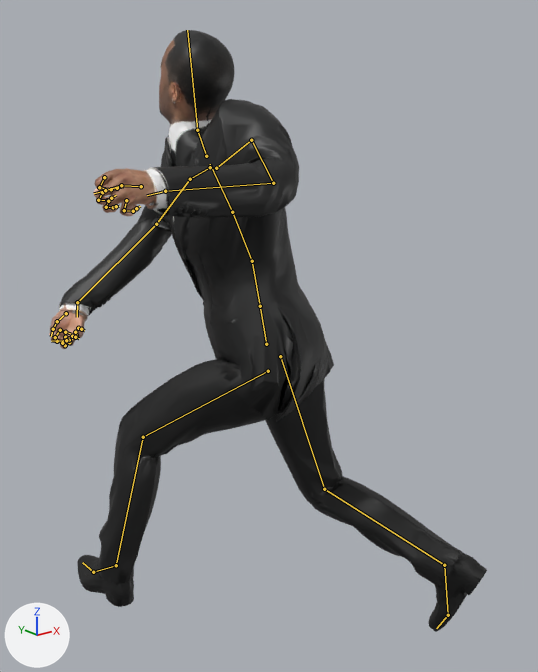
The glTF model Projects/StrongestInHistoryVsToday/res/Models/Characters/PlayerSword/sih_player_sword.gltf as it was, and as the next commit left it.
Camera for both pictures: a 50 mm camera at (-1.222, -1.538, 1.54) aimed at (-0.028, -0.045, 0.943). Lighting does not change. The marker at lower left points along +X, +Y and +Z. The picture after the commit comes second. Both versions are drawn at frame 17 of the action 'Attack_Heavy'; the numbers are the values there. The bones that change, and the others that lie on the model, are drawn over the model as lines.

Objects in the first picture: 'sih_player_sword', 'sih_player_sword_head'.
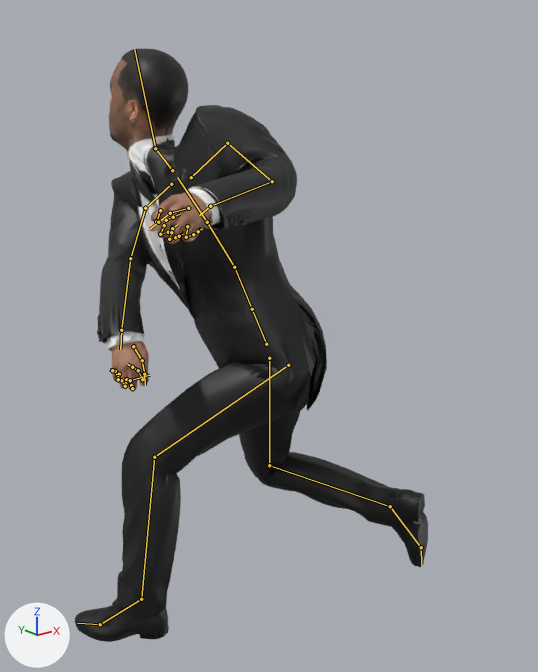
The change, as a diff of the scene's bpy script:
```diff
--- a/Projects/StrongestInHistoryVsToday/res/Models/Characters/PlayerSword/sih_player_sword.gltf.py
+++ b/Projects/StrongestInHistoryVsToday/res/Models/Characters/PlayerSword/sih_player_sword.gltf.py
@@ bone_hips @@
 bone_hips = bpy.data.objects['Armature'].pose.bones['Hips']
-bone_hips.location = (0.0, -0.093, -0.009)
-bone_hips.rotation_quaternion = (0.921, 0.163, 0.35, 0.045)  # degrees (25, 39, 15)
+bone_hips.location = (0.0, -0.095, -0.009)
+bone_hips.rotation_quaternion = (0.8, 0.242, 0.548, 0.027)  # degrees (56, 60, 38)
@@ bone_spine @@
 bone_spine = bpy.data.objects['Armature'].pose.bones['Spine']  # child of 'Spine_Low'
-bone_spine.rotation_quaternion = (0.982, 0.096, 0.15, -0.064)  # degrees (10, 18, -6)
+bone_spine.rotation_quaternion = (0.987, 0.095, 0.117, -0.054)  # degrees (10, 14, -5)
@@ bone_chest @@
 bone_chest = bpy.data.objects['Armature'].pose.bones['Chest']  # child of 'Spine'
-bone_chest.rotation_quaternion = (0.998, 0.033, 0.037, -0.028)  # degrees (4, 4, -3)
+bone_chest.rotation_quaternion = (0.999, 0.029, 0.029, -0.01)  # degrees (3, 3, -1)
@@ bone_neck @@
 bone_neck = bpy.data.objects['Armature'].pose.bones['Neck']  # child of 'Chest'
-bone_neck.rotation_quaternion = (0.953, -0.264, -0.138, 0.051)  # degrees (-32, -14, 10)
+bone_neck.rotation_quaternion = (0.973, -0.175, -0.142, 0.046)  # degrees (-22, -15, 8)
@@ bone_head @@
 bone_head = bpy.data.objects['Armature'].pose.bones['Head']  # child of 'Neck'
-bone_head.rotation_quaternion = (0.913, -0.136, -0.384, -0.003)  # degrees (-20, -45, 8)
+bone_head.rotation_quaternion = (0.877, -0.223, -0.419, 0.066)  # degrees (-39, -45, 25)
@@ bone_shoulder_l @@
 bone_shoulder_l = bpy.data.objects['Armature'].pose.bones['Shoulder_L']  # child of 'Chest'
-bone_shoulder_l.rotation_quaternion = (0.866, -0.328, -0.006, -0.376)  # degrees (-36, -15, -42)
+bone_shoulder_l.rotation_quaternion = (0.885, -0.31, 0.027, -0.346)  # degrees (-35, -10, -40)
@@ bone_upperarm_l @@
 bone_upperarm_l = bpy.data.objects['Armature'].pose.bones['UpperArm_L']  # child of 'Shoulder_L'
-bone_upperarm_l.rotation_quaternion = (0.879, 0.167, -0.064, 0.441)  # degrees (14, -15, 51)
+bone_upperarm_l.rotation_quaternion = (0.886, 0.201, -0.054, 0.415)  # degrees (19, -15, 48)
@@ bone_lowerarm_l @@
 bone_lowerarm_l = bpy.data.objects['Armature'].pose.bones['LowerArm_L']  # child of 'UpperArm_L'
-bone_lowerarm_l.rotation_quaternion = (0.82, -0.04, -0.251, 0.513)  # degrees (-20, -22, 68)
+bone_lowerarm_l.rotation_quaternion = (0.815, -0.053, -0.214, 0.536)  # degrees (-19, -17, 70)
@@ bone_hand_l @@
 bone_hand_l = bpy.data.objects['Armature'].pose.bones['Hand_L']  # child of 'LowerArm_L'
-bone_hand_l.rotation_quaternion = (0.998, -0.053, -0.006, -0.039)  # degrees (-6, -1, -4)
+bone_hand_l.rotation_quaternion = (0.998, 0.011, -0.002, -0.06)  # degrees (1, 0, -7)
@@ bone_shoulder_r @@
 bone_shoulder_r = bpy.data.objects['Armature'].pose.bones['Shoulder_R']  # child of 'Chest'
-bone_shoulder_r.rotation_quaternion = (0.95, -0.215, -0.1, -0.201)  # degrees (-23, -16, -21)
+bone_shoulder_r.rotation_quaternion = (0.958, -0.174, -0.109, -0.199)  # degrees (-18, -16, -21)
@@ bone_upperarm_r @@
 bone_upperarm_r = bpy.data.objects['Armature'].pose.bones['UpperArm_R']  # child of 'Shoulder_R'
-bone_upperarm_r.rotation_quaternion = (0.866, 0.049, 0.222, -0.445)  # degrees (-7, 25, -56)
+bone_upperarm_r.rotation_quaternion = (0.791, -0.046, -0.156, -0.589)  # degrees (7, -17, -74)
@@ bone_lowerarm_r @@
 bone_lowerarm_r = bpy.data.objects['Armature'].pose.bones['LowerArm_R']  # child of 'UpperArm_R'
-bone_lowerarm_r.rotation_quaternion = (0.765, 0.096, 0.636, -0.02)  # degrees (35, 78, 26)
+bone_lowerarm_r.rotation_quaternion = (0.887, -0.081, -0.422, -0.17)  # degrees (0, -51, -22)
@@ bone_hand_r @@
 bone_hand_r = bpy.data.objects['Armature'].pose.bones['Hand_R']  # child of 'LowerArm_R'
-bone_hand_r.rotation_quaternion = (0.916, -0.074, 0.087, 0.384)  # degrees (-4, 12, 45)
+bone_hand_r.rotation_quaternion = (0.97, 0.209, -0.053, 0.1)  # degrees (24, -8, 10)
@@ bone_thigh_l @@
 bone_thigh_l = bpy.data.objects['Armature'].pose.bones['Thigh_L']  # child of 'Hips'
-bone_thigh_l.rotation_quaternion = (0.768, 0.635, 0.015, -0.085)  # degrees (79, 8, -7)
+bone_thigh_l.rotation_quaternion = (0.721, 0.68, 0.037, -0.125)  # degrees (86, 13, -8)
@@ bone_shin_l @@
 bone_shin_l = bpy.data.objects['Armature'].pose.bones['Shin_L']  # child of 'Thigh_L'
-bone_shin_l.rotation_quaternion = (0.869, -0.424, 0.25, -0.046)  # degrees (-56, 23, -19)
+bone_shin_l.rotation_quaternion = (0.883, -0.442, 0.158, -0.018)  # degrees (-55, 15, -10)
@@ bone_foot_l @@
 bone_foot_l = bpy.data.objects['Armature'].pose.bones['Foot_L']  # child of 'Shin_L'
-bone_foot_l.rotation_quaternion = (0.984, -0.064, 0.002, -0.166)  # degrees (-7, -1, -19)
+bone_foot_l.rotation_quaternion = (0.984, -0.1, 0.025, -0.147)  # degrees (-12, 1, -17)
@@ bone_thigh_r @@
 bone_thigh_r = bpy.data.objects['Armature'].pose.bones['Thigh_R']  # child of 'Hips'
-bone_thigh_r.rotation_quaternion = (0.989, 0.027, 0.146, -0.022)  # degrees (3, 17, -2)
+bone_thigh_r.rotation_quaternion = (0.911, 0.245, 0.283, -0.166)  # degrees (26, 37, -12)
@@ bone_shin_r @@
 bone_shin_r = bpy.data.objects['Armature'].pose.bones['Shin_R']  # child of 'Thigh_R'
-bone_shin_r.rotation_quaternion = (0.873, -0.478, 0.088, 0.019)  # degrees (-58, 10, -3)
+bone_shin_r.rotation_quaternion = (0.684, -0.72, 0.101, 0.061)  # degrees (-93, 13, -4)
@@ bone_foot_r @@
 bone_foot_r = bpy.data.objects['Armature'].pose.bones['Foot_R']  # child of 'Shin_R'
-bone_foot_r.rotation_quaternion = (0.984, 0.06, -0.093, 0.136)  # degrees (5, -11, 15)
+bone_foot_r.rotation_quaternion = (0.98, -0.096, -0.112, 0.134)  # degrees (-13, -11, 17)
```

Pixel boxes [x1, y1, x2, y2] of what changed, in the pictures (538 x 672 px):
'sih_player_sword', posed (19% narrower): before [49, 99, 487, 632]; after [75, 105, 428, 642]
'sih_player_sword_head', posed: before [159, 30, 235, 164]; after [109, 49, 188, 185]
bone 'Hips', root to tip: before (266, 344) to (260, 306); after (266, 344) to (252, 309)
bone 'Spine', root to tip: before (252, 261) to (232, 212); after (234, 267) to (207, 222)
bone 'Chest', root to tip: before (232, 212) to (210, 164); after (207, 222) to (177, 177)
bone 'Neck', root to tip: before (206, 156) to (197, 130); after (172, 170) to (155, 148)
bone 'Head', root to tip: before (197, 130) to (187, 30); after (155, 148) to (134, 49)
bone 'Shoulder_L', root to tip: before (216, 168) to (251, 140); after (191, 177) to (227, 143)
bone 'UpperArm_L', root to tip: before (251, 140) to (273, 183); after (227, 143) to (272, 181)
bone 'LowerArm_L', root to tip: before (273, 183) to (165, 191); after (272, 181) to (210, 206)
bone 'Hand_L', root to tip: before (165, 191) to (147, 195); after (210, 206) to (199, 215)
bone 'Shoulder_R', root to tip: before (210, 167) to (190, 179); after (171, 184) to (145, 208)
bone 'UpperArm_R', root to tip: before (190, 179) to (156, 224); after (145, 208) to (130, 258)
bone 'LowerArm_R', root to tip: before (156, 224) to (77, 302); after (130, 258) to (121, 330)
bone 'Hand_R', root to tip: before (77, 302) to (77, 317); after (121, 330) to (120, 349)
bone 'Thigh_L', root to tip: before (268, 371) to (143, 437); after (288, 365) to (154, 457)
bone 'Shin_L', root to tip: before (143, 437) to (116, 565); after (154, 457) to (141, 599)
bone 'Foot_L', root to tip: before (116, 565) to (93, 572); after (141, 599) to (100, 624)
bone 'Thigh_R', root to tip: before (280, 356) to (324, 489); after (269, 358) to (269, 465)
bone 'Shin_R', root to tip: before (324, 489) to (444, 565); after (269, 465) to (390, 506)
bone 'Foot_R', root to tip: before (444, 565) to (448, 615); after (390, 506) to (421, 547)
